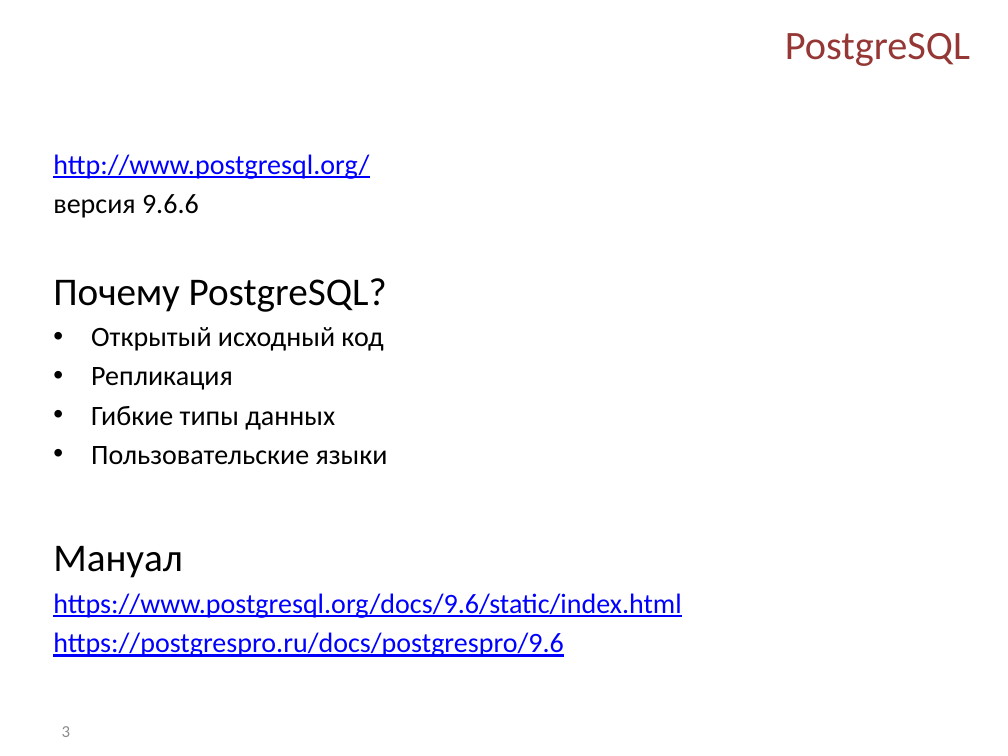
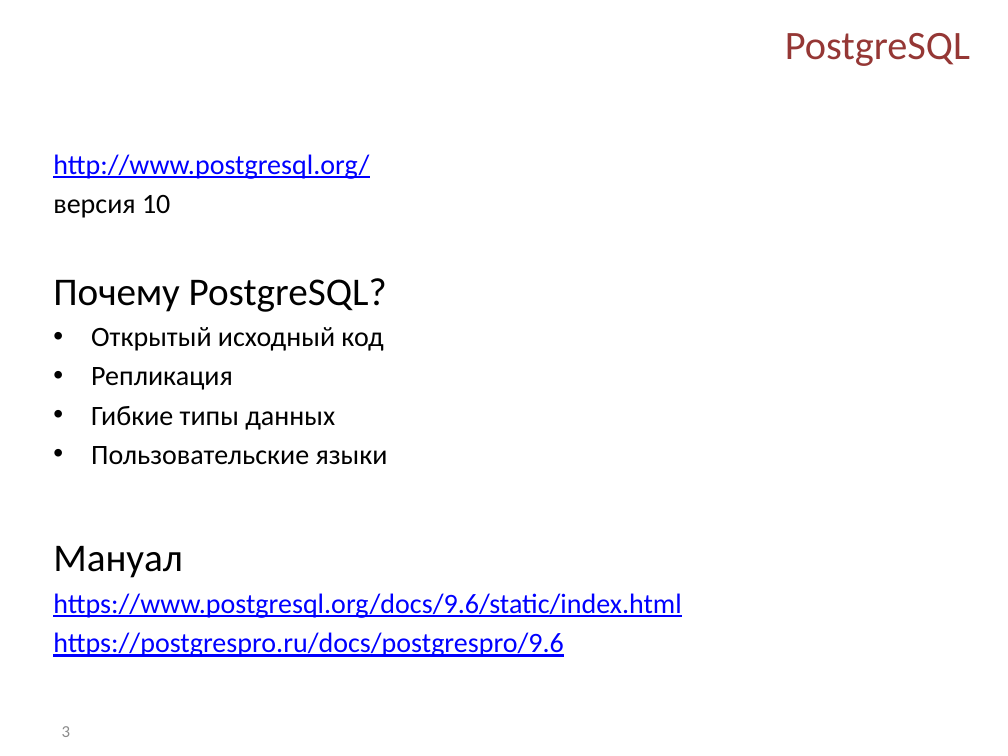
Before and after one commit to Kriger/DBaNT, a slide deck: slide 3 of Presentations/Lab_1_Database_Normalization.pptx. Drawn at 1008x756 pixels with LibreOffice and Linux fonts; fonts in the diff are those of the drawing; background and template pictures are left out. Boxes give left, top, right and bottom in pixels: in the first picture for what was removed or moved away, otherwise in the second. Text is boxed around its words. In the diff, an @@ line names an element or a change of style, - is before the commit and + after.

```diff
--- a/Presentations/Lab_1_Database_Normalization.pptx
+++ b/Presentations/Lab_1_Database_Normalization.pptx
@@ text at <box>53,195,170,218</box>: text changed @@
-версия 9.6.6
+версия 10
```
Also in this commit, not shown: 1 other slide changed.
